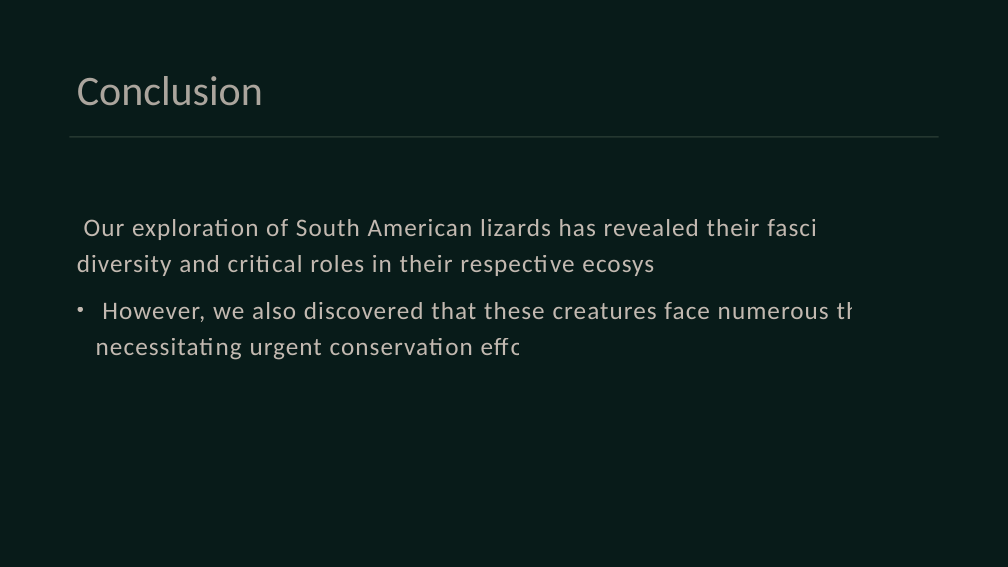
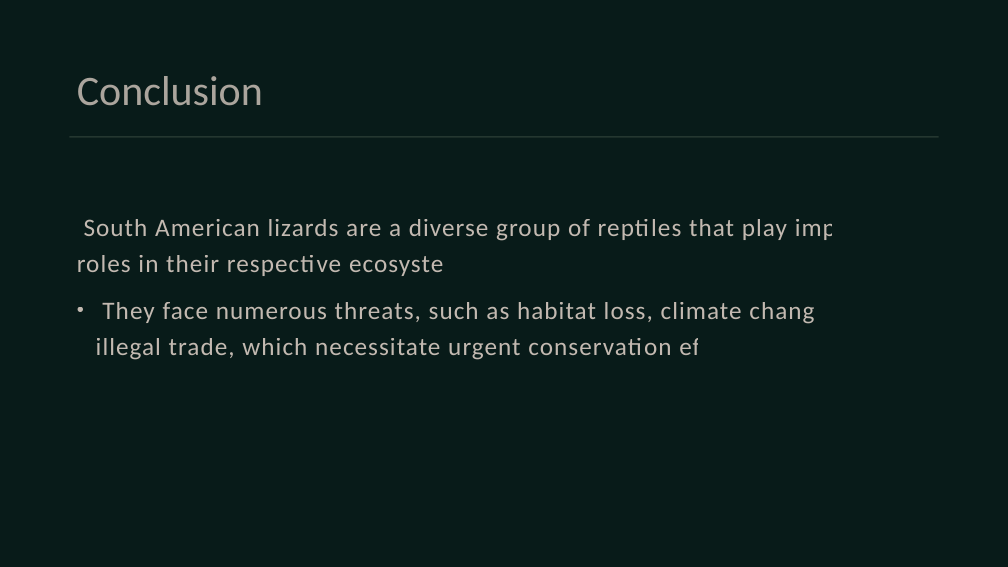
Before and after one commit to Rayaan-khan428/Research2Slides, a slide deck: slide 21 of pdfextraction/content/output/A Survey of South American Lizards Biodiversity and Ecological.pptx (slide 18 before the commit). Drawn at 1008x567 pixels with LibreOffice and Linux fonts; fonts in the diff are those of the drawing. Boxes give left, top, right and bottom in pixels: in the first picture for what was removed or moved away, otherwise in the second. Text is boxed around its words. In the diff, an @@ line names an element or a change of style, - is before the commit and + after.

```diff
--- a/pdfextraction/content/output/A Survey of South American Lizards Biodiversity and Ecological.pptx
+++ b/pdfextraction/content/output/A Survey of South American Lizards Biodiversity and Ecological.pptx
@@ text at [77, 219, 906, 360]: text changed @@
-• Our exploration of South American lizards has revealed their fascinating diversity and critical roles in their respective ecosystems.
-  However, we also discovered that these creatures face numerous threats, necessitating urgent conservation efforts.
+• South American lizards are a diverse group of reptiles that play important roles in their respective ecosystems.
+  They face numerous threats, such as habitat loss, climate change, and illegal trade, which necessitate urgent conservation efforts.
```
Also in this commit, not shown: 10 other slides changed, 3 slides added, 10 other files.
